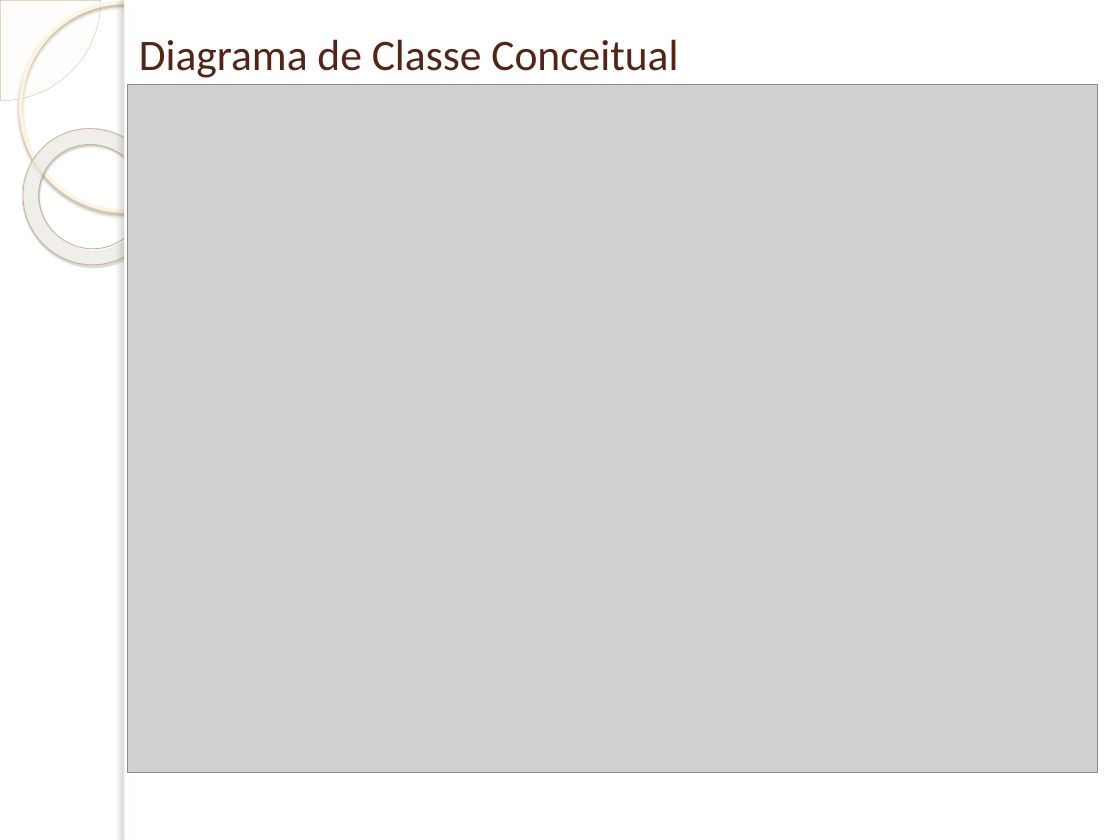
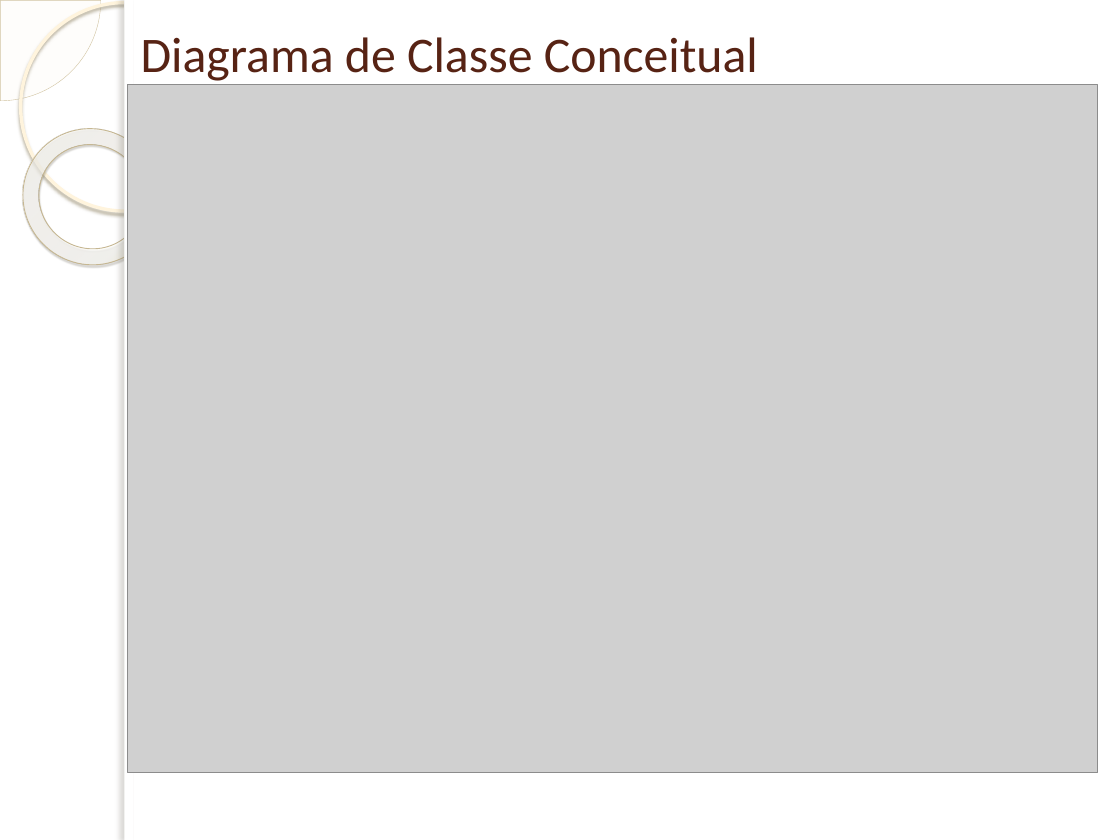
Before and after one commit to pjsantosp/PROJETOTCC, a slide deck: slide 9 of Apresentação TCC1 Paulo.pptx. Drawn at 1120x840 pixels with LibreOffice and Linux fonts; fonts in the diff are those of the drawing; grey boxes stand for pictures; background and template pictures are left out. Boxes give left, top, right and bottom in pixels: in the first picture for what was removed or moved away, otherwise in the second. Text is boxed around its words. In the diff, an @@ line names an element or a change of style, - is before the commit and + after.

```diff
--- a/Apresentação TCC1 Paulo.pptx
+++ b/Apresentação TCC1 Paulo.pptx
@@ title "Diagrama de Classe Conceitual" at box(141, 37, 758, 81): size 28 to 32 pt @@
```
Also in this commit, not shown: 9 other slides changed, 2 slides added, 1 slide removed.
